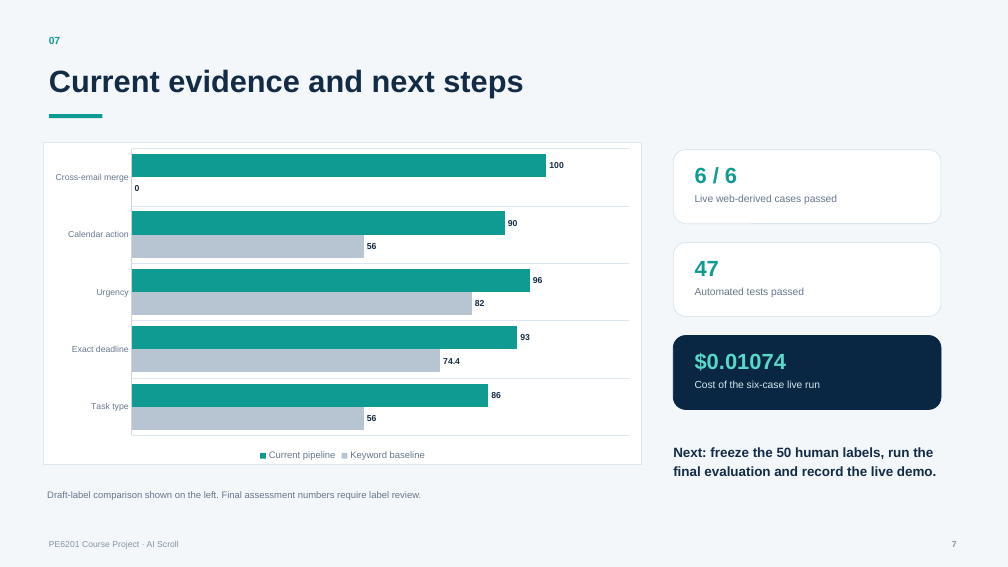
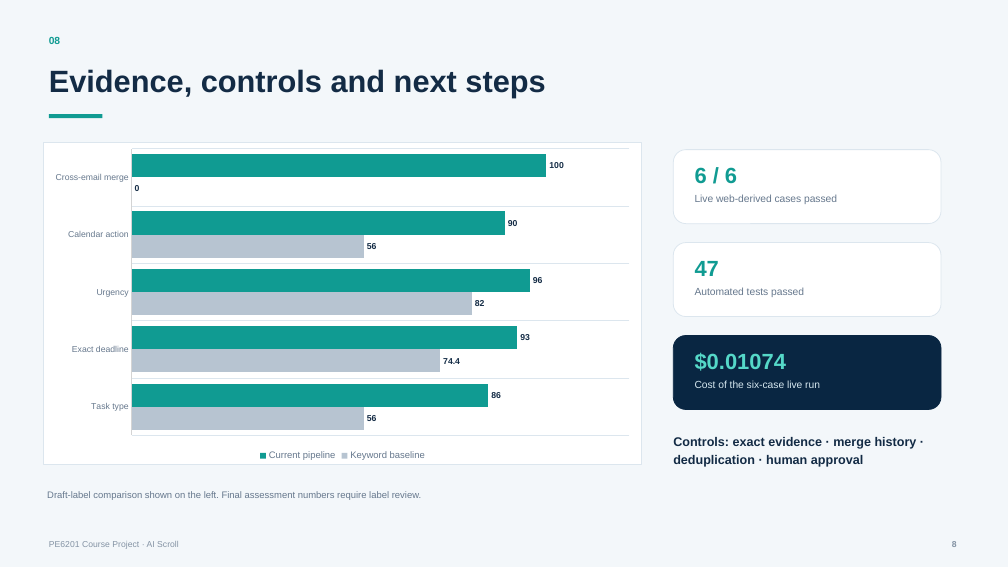
Before and after one commit to jasonwang7562-hash/ai-scroll-academic-email-agent, a slide deck: slide 8 of 06_demo/output/AI_Scroll_5_Minute_Presentation.pptx (slide 7 before the commit). Drawn at 1008x567 pixels with LibreOffice and Linux fonts; fonts in the diff are those of the drawing. Boxes give left, top, right and bottom in pixels: in the first picture for what was removed or moved away, otherwise in the second. Text is boxed around its words. In the diff, an @@ line names an element or a change of style, - is before the commit and + after.

```diff
--- a/06_demo/output/AI_Scroll_5_Minute_Presentation.pptx
+++ b/06_demo/output/AI_Scroll_5_Minute_Presentation.pptx
@@ text at [49, 36, 60, 46]: text changed @@
-07
+08
@@ text at [49, 69, 545, 98]: text changed @@
-Current evidence and next steps
+Evidence, controls and next steps
@@ text at [673, 437, 917, 467]: text changed; size 12.8 to 12 pt @@
-Next: freeze the 50 human labels, run the final evaluation and record the live demo.
+Controls: exact evidence · merge history · deduplication · human approval
```
Also in this commit, not shown: 1 other slide changed, 1 slide added, 2 other files.
